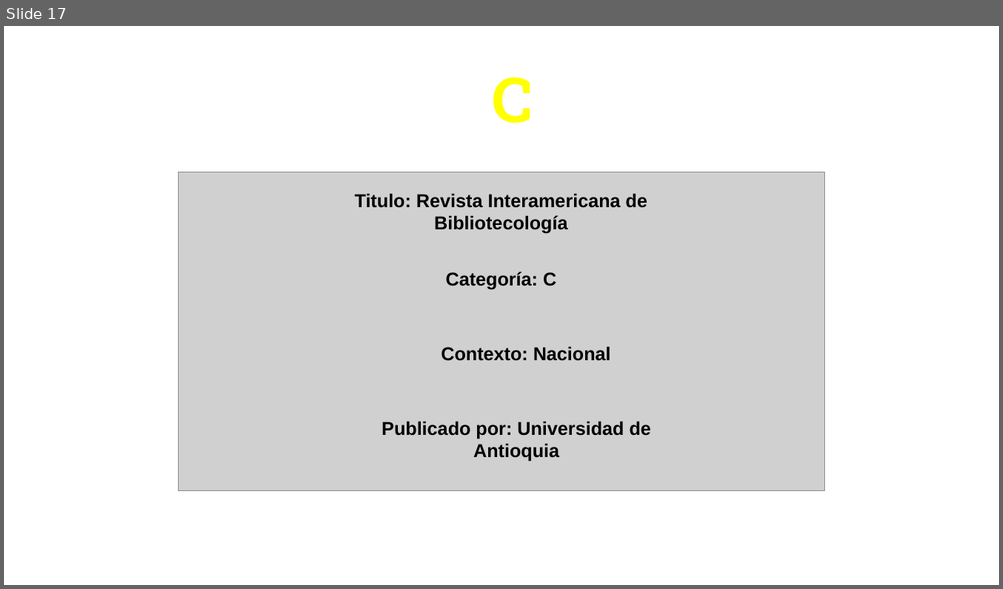
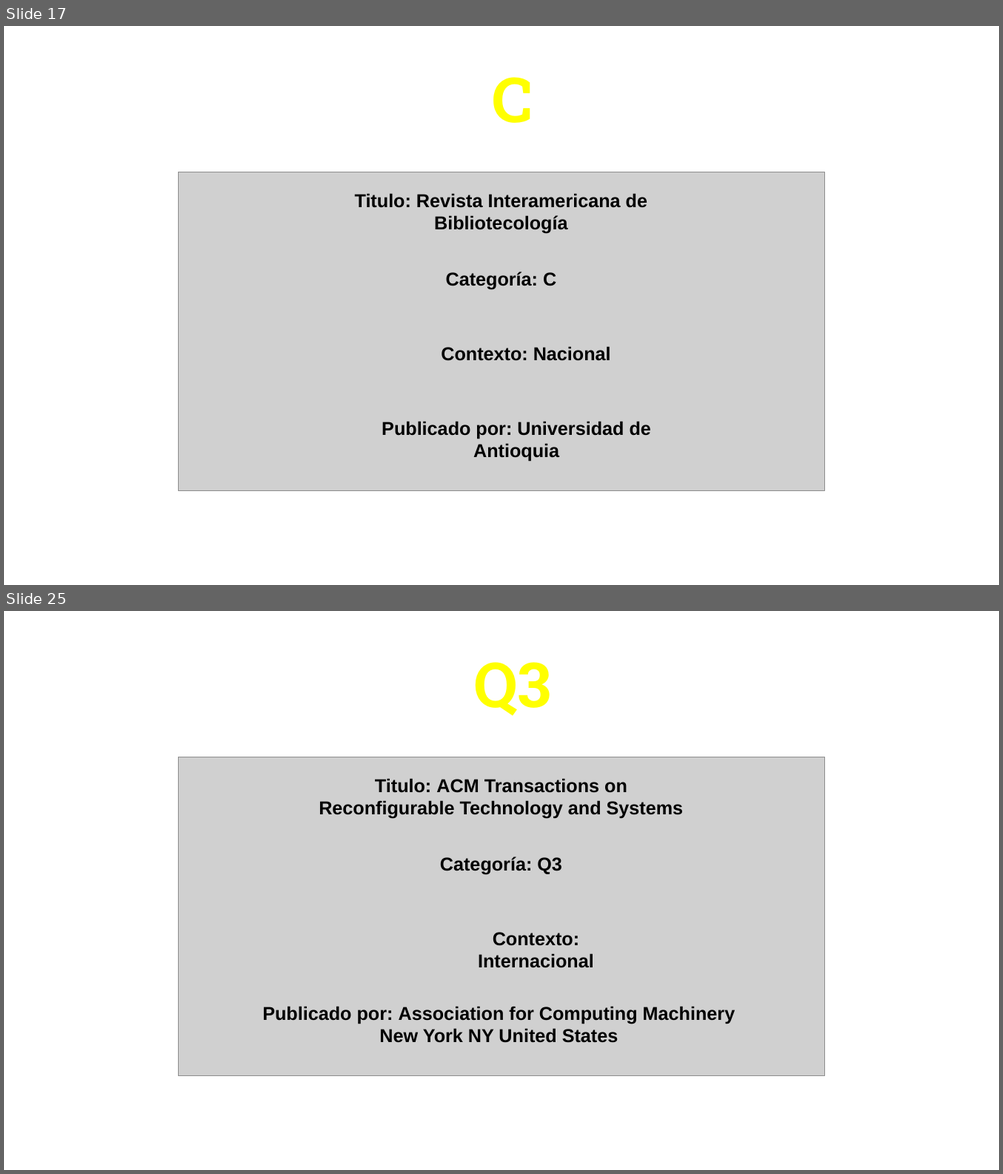
Before and after one commit to Crisaww/complementarios-3125033, a slide deck: Sesion 4/CATEGORIAS DE REVISTAS.pptx. Shown one above the other, each under a label of ours: slide 17 before the commit, slides 17 and 25 after it; the slides between them are not shown. The pictures are 1003x589 and 1003x1174 pixels, drawn with LibreOffice and Linux fonts; fonts in the diff are those of the drawing; grey boxes stand for pictures; background and template pictures are left out. Boxes give left, top, right and bottom in pixels: in the first picture for what was removed or moved away, otherwise in the second. Text is boxed around its words. In the diff, an @@ line names an element or a change of style, - is before the commit and + after.

```diff
--- a/Sesion 4/CATEGORIAS DE REVISTAS.pptx
+++ b/Sesion 4/CATEGORIAS DE REVISTAS.pptx
@@ slide 25 added at <box>4,611,999,1170</box>, background picture (left out) @@
@@ text added at <box>474,662,552,716</box>, 60 pt, text #FFFF00, bold @@
+Q3
@@ picture added at <box>178,758,825,1076</box> @@
@@ text added at <box>318,778,683,819</box>, 18 pt, text #000000, bold @@
+Titulo: ACM Transactions on Reconfigurable Technology and Systems
@@ text added at <box>440,857,562,874</box>, 18 pt, text #000000, bold @@
+Categoría: Q3
@@ text added at <box>478,932,594,968</box>, 18 pt, text #000000, bold @@
+Contexto: Internacional
@@ text added at <box>262,1006,735,1043</box>, 18 pt, text #000000, bold @@
+Publicado por: Association for Computing Machinery New York NY United States
```
Also in this commit, not shown: 11 other slides added.
